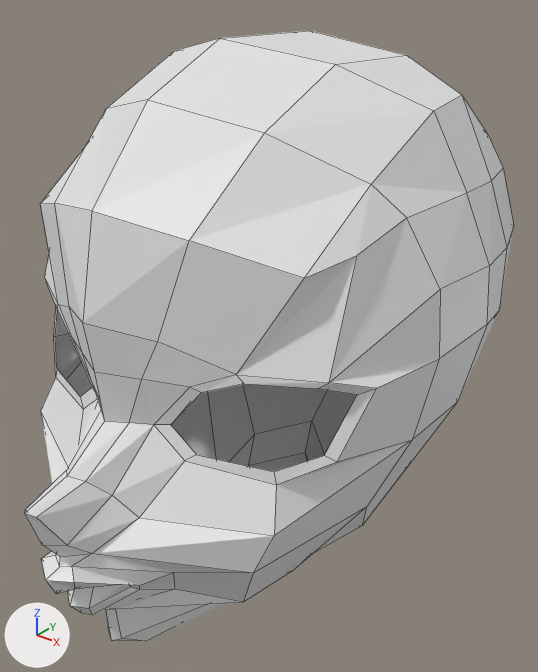
The Blender file BasicSht/TutorialSht/nino.blend as it was, and as the next commit left it.
The view is the same before and after, from a 50 mm lens placed at (3.09, -2.5, 27.19), pointed at (0.13, 1.2, 24.9). The lights are fixed; the arrows at lower left show +X, +Y and +Z. Mesh edges are drawn as thin lines.

The first picture shows 'Face'.
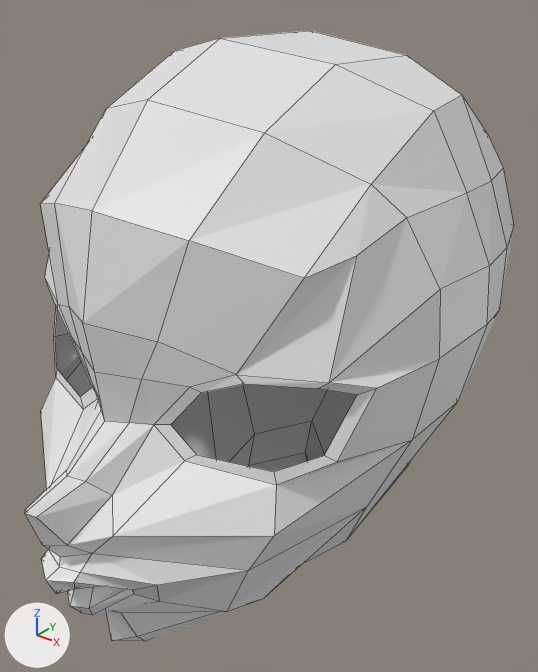
What changed in the scene script:
```text
Change me_circle:
    where me_circle.from_pydata(...)  # 130 vertices, 105 faces; spans x 0.0..2.55, y 38.21..44.77, z -4.97..1.31
    used by ob_face; location = (0.0, 0.0, 0.0); rotation_euler = (1.571, 0.0, 0.0), in degrees (90, 0, 0); scale = (0.6, 0.6, 0.6)
    me_circle part 1
    me_circle.vertices[12].co: (1.64, 39.45, -1.98) -> (1.64, 39.45, -1.63)  # pixel (362, 525) -> pixel (345, 541)
    me_circle.vertices[13].co: (1.29, 39.19, -1.41) -> (1.29, 39.19, -1.17)  # pixel (309, 555) -> not seen
    me_circle.vertices[77].co: (0.51, 40.51, 0.41) -> (0.51, 40.51, 0.75)  # pixel (139, 517) -> pixel (112, 536)
    me_circle.vertices[78].co: (0.13, 40.09, 0.98) -> (0.25, 40.09, 0.98)  # pixel (71, 566) -> pixel (80, 572)
    me_circle.vertices[86].co: (0.47, 39.6, 0.46) -> (0.47, 39.6, 0.54)  # pixel (139, 589) -> pixel (133, 593)
    me_circle.vertices[87].co: (0.57, 39.77, 0.53) -> (0.57, 39.77, 0.61)  # pixel (139, 585) -> pixel (133, 589)
    me_circle.vertices[88].co: (0.63, 39.44, 0.12) -> (0.63, 39.44, 0.34)  # pixel (175, 588) -> pixel (159, 601)
    me_circle.vertices[89].co: (0.84, 39.94, 0.31) -> (0.84, 39.94, 0.53)  # pixel (173, 572) -> pixel (157, 584)
    me_circle.vertices[91].co: (0.09, 39.12, 0.51) -> (0.18, 39.12, 0.51)  # pixel (115, 608) -> pixel (120, 612)
    me_circle.vertices[92].co: (1.25, 39.33, -0.28) -> (1.2, 39.33, -0.07)  # pixel (243, 601) -> pixel (227, 611)
    me_circle.vertices[93].co: (1.6, 40.12, -0.04) -> (1.54, 40.12, -0.04)  # pixel (253, 572) -> pixel (248, 570)
    me_circle.vertices[94].co: (0.11, 38.68, 0.49) -> (0.22, 38.68, 0.36)  # pixel (121, 638) -> pixel (136, 636)
    me_circle.vertices[96].co: (1.32, 39.24, -1.08) -> (1.32, 39.24, -0.52)  # pixel (294, 569) -> pixel (263, 598)
```

Location of each change, (x1, y1, x2, y2) in pixels of the pictures (538 x 672 px; the box of a moved part takes in the faces that stretch with it):
part 1 of me_circle, moved or reshaped: (41, 363, 456, 642) in both
